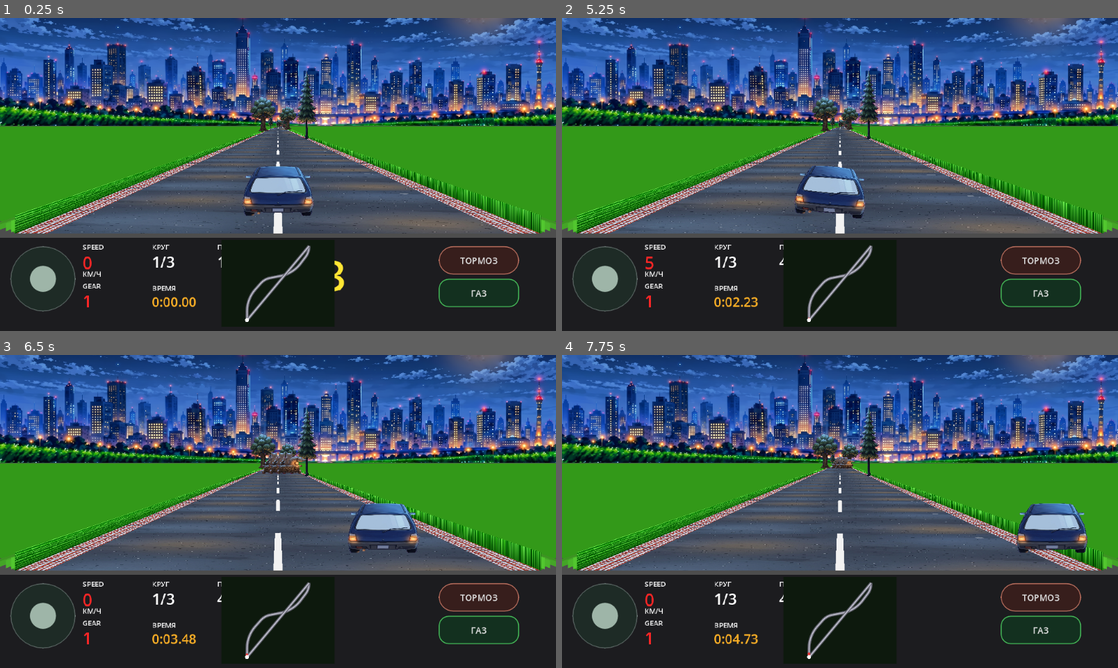
Above: before the commit, frames 1-4 (two rows, left to right).
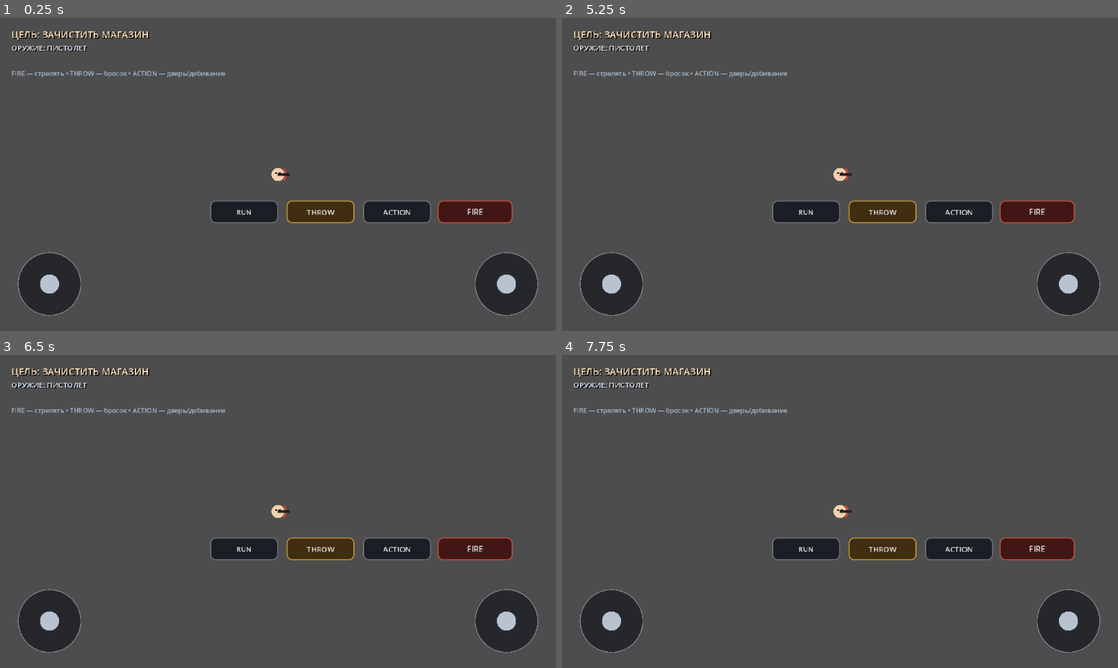
Above: after the commit, the same moments.

Repository: masterofmagic234/Arkon
Game: Godot game, scene res://scenes/level3_store.tscn
Same seed, same stepped clock (60 frames per second), same inputs: the game is played once before the commit and once after it. Before the commit the project starts from res://scenes/level2_pseudo3d.tscn.
Inputs (mouse positions are in pixels of both pictures, inside the frame that each line leads up to):
- Up to frame 1 (0.25 s): no input
- Up to frame 2 (5.25 s): click (1040, 259) at 0.5 s, where only the run before the commit has a clickable "ТОРМОЗ"; click (1034, 212) at 1.25 s, where only the run after the commit has a clickable "FIRE"; click (1040, 293) at 2 s, where only the run before the commit has a clickable "ГАЗ"; click (956, 212) at 2.75 s, where only the run after the commit has a clickable "ACTION"; click (884, 212) at 3.5 s, where only the run after the commit has a clickable "THROW"; click (806, 212) at 4.25 s, where only the run after the commit has a clickable "RUN"; tap Enter at 5, 5.1 s; move the mouse to (962, 158) at 5.02 s; hold D (l3_move_right) from 5.03 s (still down); click (962, 158) at 5.17 s
- Up to frame 3 (6.5 s): tap Space at 5.27 s; release D (l3_move_right) at 5.75 s; drag from (166, 527) to (250, 574) at 5.77 s
- Up to frame 4 (7.75 s): tap Space at 6.5 s; move the mouse to (895, 442) at 6.52 s; hold D (l3_move_right) 6.53-7.25 s; hold Q 6.53-7.25 s; drag from (812, 574) to (673, 464) at 7.27 s

The runs differ from the first frame. In frame 1, 89% of the frame differs, in the area x 0-100%, y 0-100%; in frame 2, 89%; in frame 3, 88%; in frame 4, 87%.
Error after the commit: Parse Error: Could not resolve external class member "MAP". (res://scripts/level3_store.gd:143)

Commit message:
Launch Level 3 directly during development

Diff:
--- a/project.godot
+++ b/project.godot
@@ -6,7 +6,7 @@
 config/name="ACORN HUNTER — Операция «Жёлудь» — V19 CANONICAL MAP"
 ; DEV LEVEL 2: launch the racing level directly while Level 2 is being developed.
 ; Restore res://menu.tscn here when the Level 2 work is finished.
-run/main_scene="res://scenes/level2_pseudo3d.tscn"
+run/main_scene="res://scenes/level3_store.tscn"
 config/features=PackedStringArray("4.7", "GL Compatibility")
 
 [display/window]
